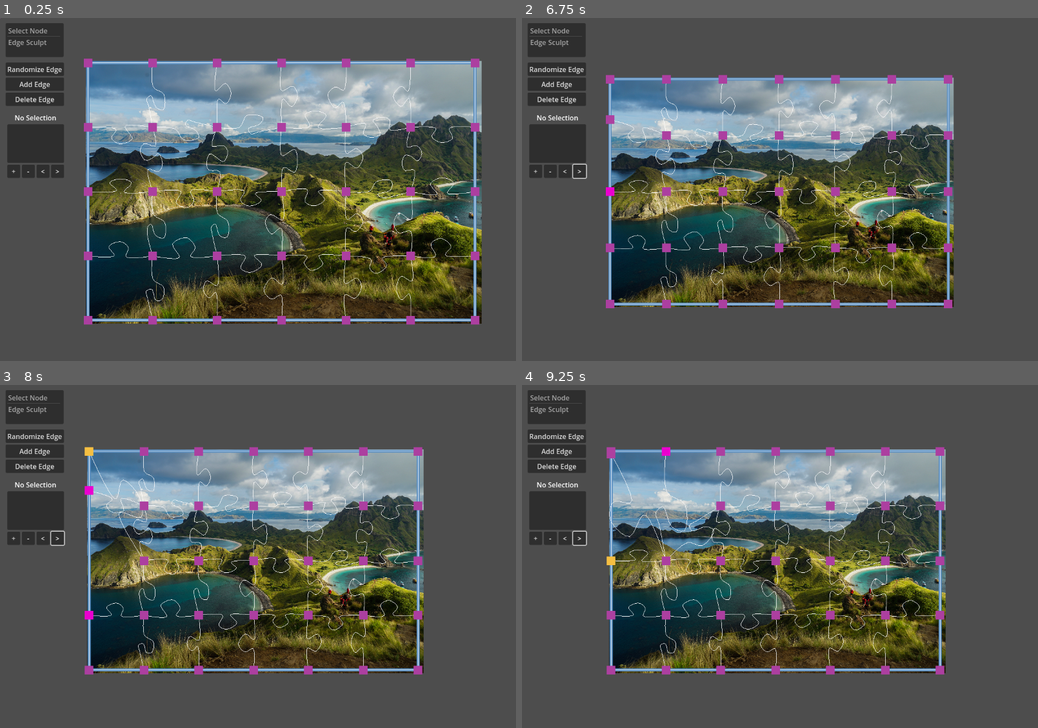
Above: before the commit, frames 1-4 (two rows, left to right).
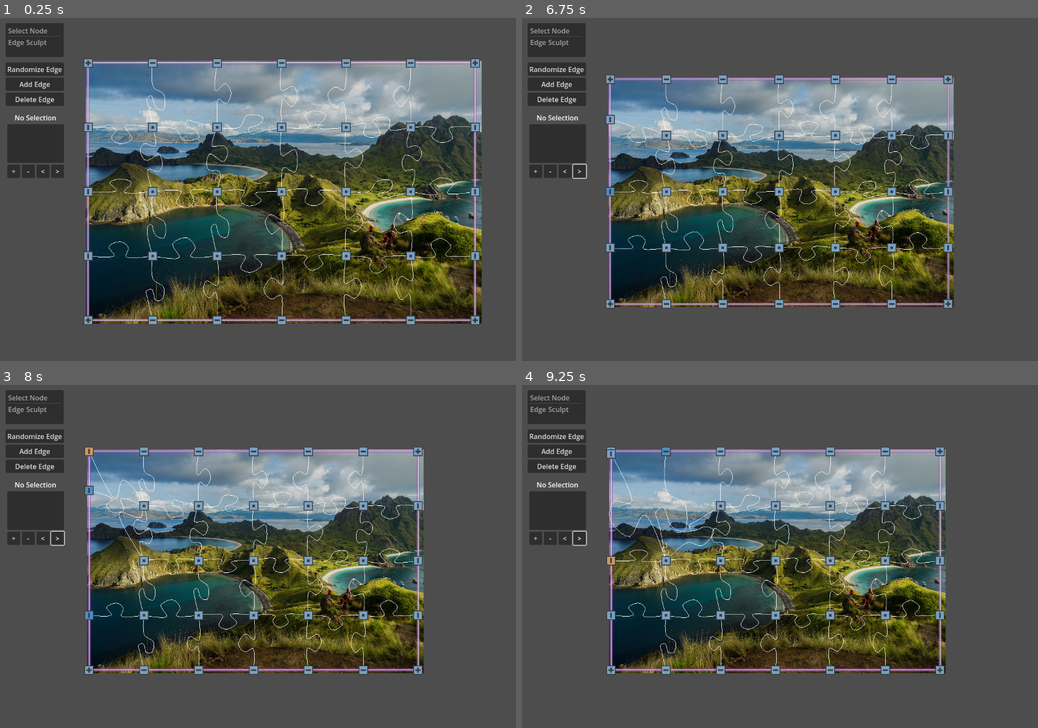
Above: after the commit, the same moments.

Repository: kreibaum/puzzle-shark
Game: Godot game, scene res://editor.tscn
The game is run twice, just before and just after one commit, with the same random seed, the same clock (stepped at 60 frames per second) and the same inputs.
Inputs (mouse positions are in pixels of both pictures, inside the frame that each line leads up to):
- Up to frame 1 (0.25 s): no input
- Up to frame 2 (6.75 s): click "Randomize Edge" at 0.5 s; click "Add Edge" at 1.25 s; click "+" at 2 s; click "-" at 2.75 s; click "<" at 3.5 s; click ">" at 4.25 s; tap Enter at 5, 6.5 s; drag from (609, 62) to (522, 18) at 5.02 s; tap Space at 5.75 s; drag from (609, 127) to (522, 18) at 5.77 s; move the mouse to (609, 192) at 6.52 s; hold Mouse wheel down (ZoomIn) from 6.53 s (still down); click (609, 192) at 6.67 s
- Up to frame 3 (8 s): tap Middle mouse button (Drag) at 6.8 s; release Mouse wheel down (ZoomIn) at 7.25 s; drag from (87, 614) to (87, 450) at 7.27 s
- Up to frame 4 (9.25 s): tap Space at 8 s; drag from (609, 669) to (609, 450) at 8.02 s; tap Enter at 8.75 s; drag from (666, 450) to (666, 559) at 8.77 s

The runs differ from the first frame. In frame 1, 3.3% of the frame differs, in the area x 16-93%, y 11-90%; in frame 2, 3.2%; in frame 3, 3.2%; in frame 4, 3.1%.

Commit message:
step 3: make it possible to horizontally or vertically anchor handles

Diff:
--- a/DragDropHandle.gd
+++ b/DragDropHandle.gd
@@ -1,6 +1,57 @@
 class_name DragDropHandle extends Area2D
 
 var stored_position: Vector2 = Vector2.INF
+
+var fixed_horizontal: bool = false
+var fixed_vertical: bool = false
+
+func set_inset():
+	var points = PackedVector2Array()
+	if not fixed_horizontal and not fixed_vertical:
+		points.append(Vector2(-3, -3))
+		points.append(Vector2(3, -3))
+		points.append(Vector2(3, 3))
+		points.append(Vector2(-3, 3))
+	elif fixed_horizontal and not fixed_vertical:
+		points.append(Vector2(-6, -2))
+		points.append(Vector2(6, -2))
+		points.append(Vector2(6, 2))
+		points.append(Vector2(-6, 2))
+	elif not fixed_horizontal and fixed_vertical:
+		points.append(Vector2(-2, -6))
+		points.append(Vector2(2, -6))
+		points.append(Vector2(2, 6))
+		points.append(Vector2(-2, 6))
+	elif fixed_horizontal and fixed_vertical:
+		points.append(Vector2(-6, -2))
+		points.append(Vector2(-2, -2))
+		points.append(Vector2(-2, -6))
+		points.append(Vector2(2, -6))
+		points.append(Vector2(2, -2))
+		points.append(Vector2(6, -2))
+		points.append(Vector2(6, 2))
+		points.append(Vector2(2, 2))
+		points.append(Vector2(2, 6))
+		points.append(Vector2(-2, 6))
+		points.append(Vector2(-2, 2))
+		points.append(Vector2(-6, 2))
+	$Inset.set_polygon(points)
+
+func fix_horizontal():
+	fixed_horizontal = true
+	set_inset()
+
+func unfix_horizontal():
+	fixed_horizontal = false
+	set_inset()
+
+func fix_vertical():
+	fixed_vertical = true
+	set_inset()
+
+func unfix_vertical():
+	fixed_vertical = false
+	set_inset()
 
 func store_position(position_to_store: Vector2):
 	stored_position = position_to_store
@@ -53,12 +104,17 @@
 
 func update_color():
 	if selected:
-		$Polygon2D.color = "f5bf42"
+		$Background.color = "cc9766"
+		$Inset.color = "3d3d3d"
+		$Outline.default_color = "3d3d3d"
 	elif hovered or in_selection_box:
-		$Polygon2D.color = "eb00cf"
+		$Background.color = "4f8dc4"
+		$Inset.color = "3d3d3d"
+		$Outline.default_color = "3d3d3d"
 	else:
-		$Polygon2D.color = "ad40a0"
-
+		$Background.color = "7aa2c4"
+		$Inset.color = "3d3d3d"
+		$Outline.default_color = "3d3d3d"
 
 func update_zoom(zoom):
 	self.scale = Vector2(1 / zoom.x, 1 / zoom.y)
--- a/PuzzleCanvas/PuzzleCanvas.gd
+++ b/PuzzleCanvas/PuzzleCanvas.gd
@@ -22,6 +22,7 @@
 ## Triggered when the selection changes.
 signal selection_changed
 
+## Set the bounding box of the puzzle canvas
 func set_bbox(rect: Rect2):
 	bbox = rect
 	var points = PackedVector2Array()
@@ -30,16 +31,29 @@
 	points.append(bbox.position + bbox.size)
 	points.append(bbox.position + Vector2(0, bbox.size.y))
 	points.append(bbox.position)
-	$BBox/Line2D.points = points
+	$BBox/Line2D.set_points(points)
+	$BBox/Polygon2D.set_polygon(points)
 	update_zoom(camera.zoom)
 
+## The line thickness of the bbox is zoom-dependent
 func update_zoom(zoom):
 	$BBox/Line2D.width = 7 / zoom.x
 
-## Project a point onto the puzzle canvas
-func project_onto_bbox(point: Vector2):
-	var projected_point = point.clamp(bbox.position, bbox.position + bbox.size)
-	return projected_point
+
+## Project a point onto the puzzle canvas bbox
+func project_bbox(point: Vector2):
+	return point.clamp(bbox.position, bbox.position + bbox.size)
+
+
+## Enforce all handle constraints. If the handle has the flags
+## fixed_horizontal or fixed_vertical set to true, their y or x
+## positions are not changed (unless required by the bbox projection)
+func enforce_constraints(handle : DragDropHandle, point: Vector2):
+	if handle.fixed_horizontal:
+		point.y = handle.position.y
+	if handle.fixed_vertical:
+		point.x = handle.position.x
+	return project_bbox(point)
 
 
 func _ready():
@@ -63,6 +77,9 @@
 			handle.captured_input_event.connect(state_machine.drag_drop_handle_input_event)
 			handle.captured_hover_event.connect(state_machine.drag_drop_handle_hover_event)
 			add_child(handle)
+
+			if x == 0 or x == w - 1: handle.fix_vertical()
+			if y == 0 or y == h - 1: handle.fix_horizontal()
 
 	for x in range(1, w):
 		for y in range(0, h):
@@ -120,7 +137,7 @@
 ## the bounding box, project the handle onto it. *All* modifications
 ## of a handle's position should go through this function.
 func move_handle_to(handle: DragDropHandle, target_position: Vector2):
-	var new_position = project_onto_bbox(target_position)
+	var new_position = enforce_constraints(handle, target_position)
 	if handle.position != new_position:
 		handle.position = new_position
 		handle.position_changed.emit()
@@ -199,5 +216,6 @@
 
 	return svg_path
 
+## Pass along unhandled input to the state machine
 func _unhandled_input(event):
 	state_machine.unhandled_input(event)
--- a/PuzzleCanvas/puzzle_canvas.tscn
+++ b/PuzzleCanvas/puzzle_canvas.tscn
@@ -64,7 +64,10 @@
 [node name="BBox" type="Node2D" parent="."]
 
 [node name="Line2D" type="Line2D" parent="BBox"]
-width = 6.0
-default_color = Color(0.368627, 0.568627, 0.760784, 1)
+width = 5.0
+default_color = Color(0.678431, 0.396078, 0.729412, 0.588235)
 begin_cap_mode = 1
 end_cap_mode = 1
+
+[node name="Polygon2D" type="Polygon2D" parent="BBox"]
+color = Color(0, 0, 0, 0.0588235)
--- a/UI/EdgeInspector.gd
+++ b/UI/EdgeInspector.gd
@@ -31,7 +31,8 @@
 		var transform = FixedPointTransform2D.build_transformation_matrix(
 			points[0], points[-1], Vector2(5, h / 2), Vector2(w, h / 2)
 		)
-		$SingleEdgeView/LinePreview.points = transform * points
+		if transform:
+			$SingleEdgeView/LinePreview.points = transform * points
 
 	else:
 		$SelectionLabel.text = "%d Edges" % edge_count
--- a/UI/SelectState.gd
+++ b/UI/SelectState.gd
@@ -59,13 +59,15 @@
 func handle_mouse_release():
 	# Are we dragging? If so, we need to commit the drag.
 	if drag_position != Vector2.INF:
-		var delta = canvas.get_global_mouse_position() - drag_position
+		var mouse_position = canvas.get_global_mouse_position()
+		var mouse_position_bbox = canvas.project_bbox(mouse_position)
+		var delta = mouse_position_bbox - drag_position
 		canvas.move_selected_handles_by(delta)
 		canvas.apply_on_selected_handles(canvas.drag_handle_end)
 		drag_position = Vector2.INF
 
 	# We also commit the selection box, if we have one:
-	if canvas.selection_box.is_selecting:
+	elif canvas.selection_box.is_selecting:
 		# Is this adding to the selection?
 		if !is_additive_selection():
 			# Exclusive mode, so we deselect everything else.
@@ -82,9 +84,10 @@
 	if drag_position != Vector2.INF:
 		# We are dragging, so we need to move all selected handles.
 		var mouse_position = canvas.get_global_mouse_position()
-		var delta = mouse_position - drag_position
+		var mouse_position_bbox = canvas.project_bbox(mouse_position)
+		var delta = mouse_position_bbox - drag_position
 		canvas.move_selected_handles_by(delta)
-		drag_position = canvas.project_onto_bbox(mouse_position)
+		drag_position = mouse_position_bbox #canvas.project_bbox(mouse_position)
 
 	if event.button_mask == MOUSE_BUTTON_MASK_LEFT:
 		canvas.selection_box.move_selection()
--- a/Utils/FixedPointTransform2D.gd
+++ b/Utils/FixedPointTransform2D.gd
@@ -8,7 +8,7 @@
 ## Build a transformation matrix that maps the source points to the target points.
 static func build_transformation_matrix(
 	sLeft: Vector2, sRight: Vector2, tLeft: Vector2, tRight: Vector2
-) -> Transform2D:
+):
 	var baseline = sRight - sLeft
 	var shape_length = baseline.length()
 	var shape_angle = baseline.angle()
@@ -17,6 +17,10 @@
 	var target_length = target_baseline.length()
 	var target_angle = target_baseline.angle()
 
+	# If the target length is too small, this code results in a c++ exception
+	# further down in the code. Better avoid this
+	if target_length < 1: return
+
 	var scale_vector = Vector2(target_length / shape_length, target_length / shape_length)
 
 	# It is important that we first move
--- a/drag_drop_handle.tscn
+++ b/drag_drop_handle.tscn
@@ -8,9 +8,20 @@
 position = Vector2(400, 200)
 script = ExtResource("1_j2he0")
 
-[node name="Polygon2D" type="Polygon2D" parent="."]
-color = Color(0.678431, 0.25098, 0.627451, 1)
+[node name="Background" type="Polygon2D" parent="."]
+color = Color(0.478431, 0.635294, 0.768627, 1)
 polygon = PackedVector2Array(-10, -10, 10, -10, 10, 10, -10, 10)
 
 [node name="CollisionShape2D" type="CollisionShape2D" parent="."]
 shape = SubResource("RectangleShape2D_vw7v3")
+
+[node name="Inset" type="Polygon2D" parent="."]
+color = Color(0.239216, 0.239216, 0.239216, 1)
+polygon = PackedVector2Array(-3, -3, 3, -3, 3, 3, -3, 3)
+
+[node name="Outline" type="Line2D" parent="."]
+points = PackedVector2Array(-10, -10, 10, -10, 10, 10, -10, 10, -10, -10)
+width = 2.0
+default_color = Color(0.239216, 0.239216, 0.239216, 1)
+begin_cap_mode = 1
+end_cap_mode = 1
